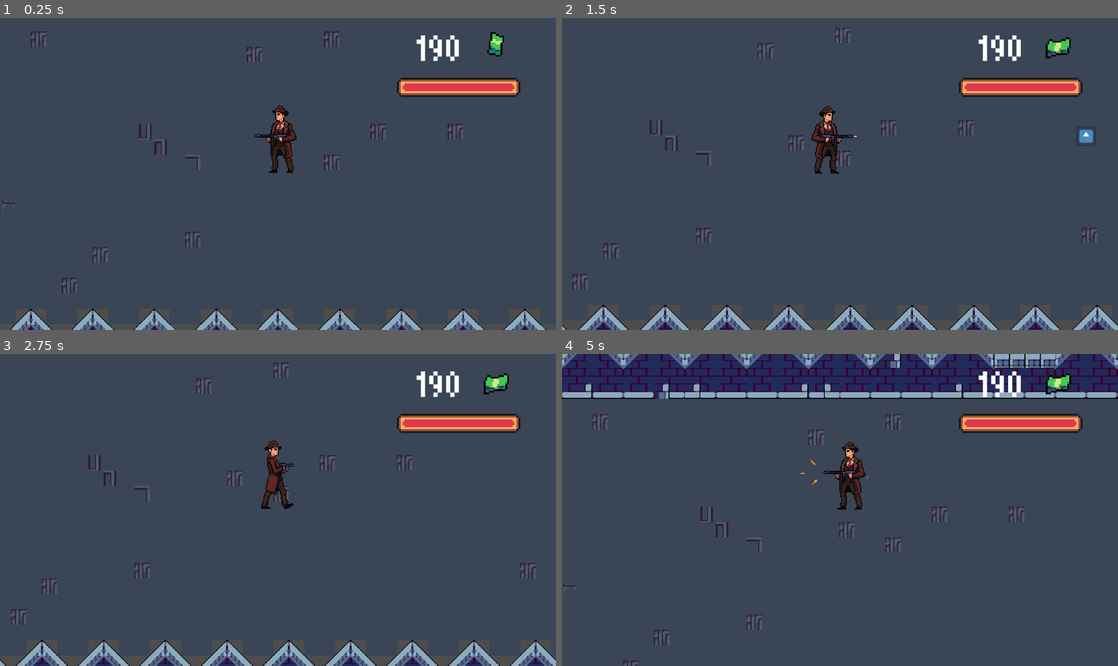
Above: before the commit, frames 1-4 (two rows, left to right).
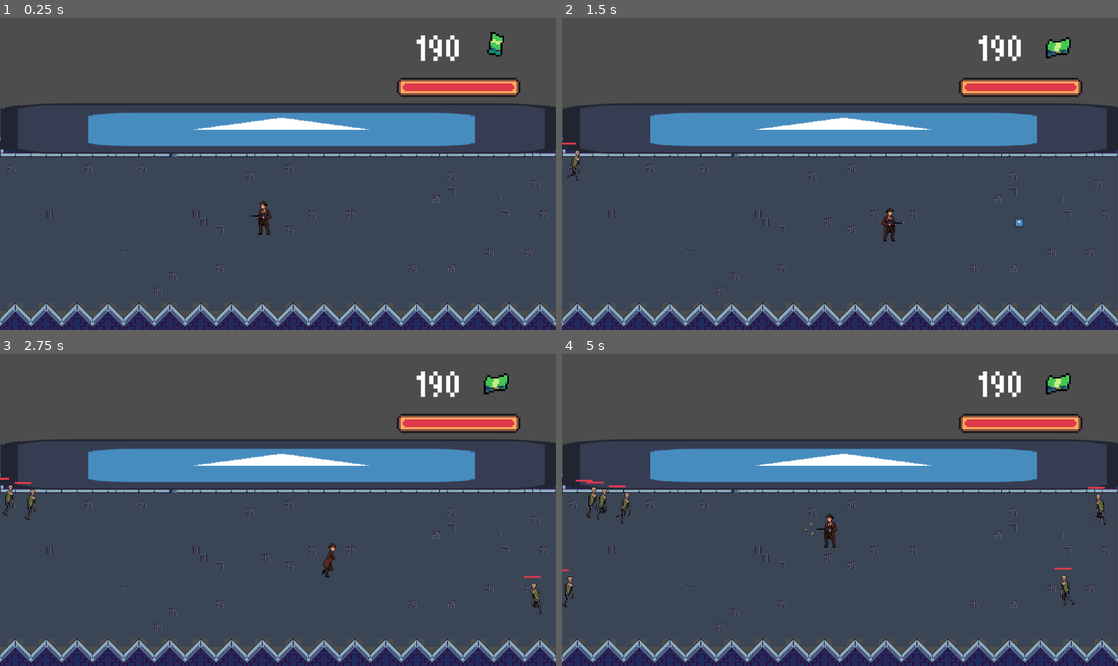
Above: after the commit, the same moments.

Repository: lindo001/fishstick
Game: Godot game, scene res://Scenes/Compact/world.tscn
Same seed, same stepped clock (60 frames per second), same inputs: the game is played once before the commit and once after it. The project has no main scene, so this scene is started directly. The engine's default icon, where the game draws it, is replaced by a stand-in: a white triangle on a blue panel in a dark square.
Inputs:
- Up to frame 1 (0.25 s): no input
- Up to frame 2 (1.5 s): hold Right (right) 0.53-1.28 s; tap Shift (shift, bound only after the commit) at 0.6 s; hold Down (down) from 1.28 s (still down); tap F (fire) at 1.35 s
- Up to frame 3 (2.75 s): tap Shift (shift, bound only after the commit) at 1.55, 2.3 s; release Down (down) at 2.03 s; hold Right (right) from 2.03 s (still down); tap Q (second_attack) at 2.1 s
- Up to frame 4 (5 s): release Right (right) at 2.78 s; hold Up (up) 2.78-3.53 s; tap Shift (shift, bound only after the commit) at 2.85, 3.6, 4.55 s; hold Left (left) from 3.53 s (still down); tap Escape (ui_cancel) at 4.15 s; tap F (fire) at 4.35 s

The runs differ from the first frame. In frame 1, 17% of the frame differs, in the area x 0-100%, y 4-100%; in frame 2, 17%; in frame 3, 17%; in frame 4, 32%, in the area x 0-100%, y 0-100%.

Commit message:
main menu

Diff:
--- a/Scenes/Compact/playable_characters.tscn
+++ b/Scenes/Compact/playable_characters.tscn
@@ -1,15 +1,17 @@
 [gd_scene load_steps=3 format=3 uid="uid://c5vcas5mboqfs"]
 
-[ext_resource type="PackedScene" uid="uid://cqybuo3ii535t" path="res://Scenes/individual/agent_jackson.tscn" id="2_3veay"]
+[ext_resource type="Script" path="res://Scripts/MainMenu.gd" id="1_jab8y"]
 [ext_resource type="FontFile" uid="uid://g5oo6uycgx42" path="res://Assets/Fonts/Pixuf.ttf" id="2_e6chy"]
 
-[node name="Playable_Characters" type="Control"]
+[node name="MainMenu" type="Control"]
+process_mode = 3
 layout_mode = 3
 anchors_preset = 15
 anchor_right = 1.0
 anchor_bottom = 1.0
 grow_horizontal = 2
 grow_vertical = 2
+script = ExtResource("1_jab8y")
 
 [node name="ColorRect" type="ColorRect" parent="."]
 layout_mode = 1
@@ -21,11 +23,12 @@
 color = Color(0.161599, 0.258635, 0.0965026, 1)
 
 [node name="ID" type="Label" parent="."]
+visible = false
 layout_mode = 0
-offset_left = 727.0
-offset_top = 140.0
-offset_right = 1017.0
-offset_bottom = 192.0
+offset_left = 416.0
+offset_top = 27.0
+offset_right = 706.0
+offset_bottom = 79.0
 theme_override_fonts/font = ExtResource("2_e6chy")
 theme_override_font_sizes/font_size = 40
 text = "Agent Jackson:
@@ -33,11 +36,12 @@
 uppercase = true
 
 [node name="Story" type="Label" parent="."]
+visible = false
 layout_mode = 0
-offset_left = 724.0
-offset_top = 246.0
-offset_right = 984.0
-offset_bottom = 476.0
+offset_left = 215.0
+offset_top = 452.0
+offset_right = 908.0
+offset_bottom = 682.0
 theme_override_fonts/font = ExtResource("2_e6chy")
 theme_override_font_sizes/font_size = 20
 text = "
@@ -48,6 +52,206 @@
 clip_text = true
 uppercase = true
 
-[node name="Agent Jackson" parent="." instance=ExtResource("2_3veay")]
-position = Vector2(354, 452)
-scale = Vector2(4, 4)
+[node name="Main" type="VBoxContainer" parent="."]
+layout_mode = 1
+anchors_preset = 13
+anchor_left = 0.5
+anchor_right = 0.5
+anchor_bottom = 1.0
+offset_left = -100.0
+offset_right = 100.0
+grow_horizontal = 2
+grow_vertical = 2
+alignment = 1
+
+[node name="Start" type="Button" parent="Main"]
+custom_minimum_size = Vector2(200, 50)
+layout_mode = 2
+text = "Start
+"
+
+[node name="Option" type="Button" parent="Main"]
+custom_minimum_size = Vector2(200, 50)
+layout_mode = 2
+text = "Options
+"
+
+[node name="Exit" type="Button" parent="Main"]
+custom_minimum_size = Vector2(200, 50)
+layout_mode = 2
+text = "Exit
+"
+
+[node name="Options" type="Control" parent="."]
+visible = false
+layout_mode = 1
+anchors_preset = 15
+anchor_right = 1.0
+anchor_bottom = 1.0
+grow_horizontal = 2
+grow_vertical = 2
+
+[node name="VBoxContainer" type="VBoxContainer" parent="Options"]
+layout_mode = 1
+anchors_preset = 8
+anchor_left = 0.5
+anchor_top = 0.5
+anchor_right = 0.5
+anchor_bottom = 0.5
+offset_left = -100.0
+offset_top = -52.0
+offset_right = 100.0
+offset_bottom = 52.0
+grow_horizontal = 2
+grow_vertical = 2
+
+[node name="Video" type="Button" parent="Options/VBoxContainer"]
+custom_minimum_size = Vector2(200, 50)
+layout_mode = 2
+text = "Video"
+
+[node name="Audio" type="Button" parent="Options/VBoxContainer"]
+custom_minimum_size = Vector2(200, 50)
+layout_mode = 2
+text = "Audio
+"
+
+[node name="GamePlay" type="Button" parent="Options/VBoxContainer"]
+layout_mode = 2
+text = "Game Play"
+
+[node name="Back" type="Button" parent="Options"]
+custom_minimum_size = Vector2(200, 50)
+layout_mode = 1
+anchors_preset = 7
+anchor_left = 0.5
+anchor_top = 1.0
+anchor_right = 0.5
+anchor_bottom = 1.0
+offset_left = -22.5
+offset_top = -31.0
+offset_right = 22.5
+grow_horizontal = 2
+grow_vertical = 0
+text = "Back
+"
+
+[node name="GamePlay" type="Control" parent="."]
+visible = false
+layout_mode = 1
+anchors_preset = 15
+anchor_right = 1.0
+anchor_bottom = 1.0
+grow_horizontal = 2
+grow_vertical = 2
+
+[node name="HBoxContainer" type="HBoxContainer" parent="GamePlay"]
+layout_mode = 1
+anchors_preset = 8
+anchor_left = 0.5
+anchor_top = 0.5
+anchor_right = 0.5
+anchor_bottom = 0.5
+offset_left = -80.0
+offset_top = -40.0
+offset_right = 80.0
+offset_bottom = 40.0
+grow_horizontal = 2
+grow_vertical = 2
+
+[node name="Checks" type="VBoxContainer" parent="GamePlay/HBoxContainer"]
+layout_mode = 2
+
+[node name="CheckBox" type="CheckBox" parent="GamePlay/HBoxContainer/Checks"]
+layout_mode = 2
+
+[node name="CheckBox2" type="CheckBox" parent="GamePlay/HBoxContainer/Checks"]
+layout_mode = 2
+
+[node name="CheckBox3" type="CheckBox" parent="GamePlay/HBoxContainer/Checks"]
+layout_mode = 2
+
+[node name="Labels" type="VBoxContainer" parent="GamePlay/HBoxContainer"]
+layout_mode = 2
+size_flags_horizontal = 4
+size_flags_vertical = 4
+
+[node name="Can die" type="Label" parent="GamePlay/HBoxContainer/Labels"]
+layout_mode = 2
+text = "Can die"
+
+[node name="Unlimited Ammo" type="Label" parent="GamePlay/HBoxContainer/Labels"]
+layout_mode = 2
+text = "Unlimited Ammo"
+
+[node name="Null" type="Label" parent="GamePlay/HBoxContainer/Labels"]
+layout_mode = 2
+text = "Null
+"
+
+[node name="Button" type="Button" parent="GamePlay"]
+layout_mode = 1
+anchors_preset = 7
+anchor_left = 0.5
+anchor_top = 1.0
+anchor_right = 0.5
+anchor_bottom = 1.0
+offset_left = -4.0
+offset_top = -8.0
+offset_right = 4.0
+grow_horizontal = 2
+grow_vertical = 0
+text = "Back"
+
+[node name="Audio" type="Control" parent="."]
+visible = false
+layout_mode = 1
+anchors_preset = 15
+anchor_right = 1.0
+anchor_bottom = 1.0
+grow_horizontal = 2
+grow_vertical = 2
+
+[node name="HBoxContainer" type="HBoxContainer" parent="Audio"]
+layout_mode = 1
+anchors_preset = 8
+anchor_left = 0.5
+anchor_top = 0.5
+anchor_right = 0.5
+anchor_bottom = 0.5
+offset_left = -113.5
+offset_top = -38.5
+offset_right = 113.5
+offset_bottom = 38.5
+grow_horizontal = 2
+grow_vertical = 2
+
+[node name="Labels" type="VBoxContainer" parent="Audio/HBoxContainer"]
+layout_mode = 2
+
+[node name="Master" type="Label" parent="Audio/HBoxContainer/Labels"]
+layout_mode = 2
+text = "Master"
+
+[node name="Music" type="Label" parent="Audio/HBoxContainer/Labels"]
+layout_mode = 2
+text = "Music"
+
+[node name="Sound FX" type="Label" parent="Audio/HBoxContainer/Labels"]
+layout_mode = 2
+text = "Sound FX"
+
+[node name="Sliders" type="VBoxContainer" parent="Audio/HBoxContainer"]
+custom_minimum_size = Vector2(100, 0)
+layout_mode = 2
+size_flags_horizontal = 3
+alignment = 1
+
+[node name="Master" type="HSlider" parent="Audio/HBoxContainer/Sliders"]
+layout_mode = 2
+
+[node name="Music" type="HSlider" parent="Audio/HBoxContainer/Sliders"]
+layout_mode = 2
+
+[node name="Sound FX" type="HSlider" parent="Audio/HBoxContainer/Sliders"]
+layout_mode = 2
--- a/Scenes/Compact/world.tscn
+++ b/Scenes/Compact/world.tscn
@@ -329,9 +329,10 @@
 script = ExtResource("1_dfwig")
 
 [node name="StaticBody2D" type="StaticBody2D" parent="."]
-visible = false
 position = Vector2(560, 231)
 scale = Vector2(53.5698, 5.83348)
+collision_layer = 4
+collision_mask = 0
 
 [node name="Sprite2D" type="Sprite2D" parent="StaticBody2D"]
 position = Vector2(0.447437, -0.171426)
@@ -344,7 +345,7 @@
 shape = SubResource("RectangleShape2D_nhr1k")
 
 [node name="Agent Jackson" parent="." instance=ExtResource("2_rc0b1")]
-position = Vector2(544, 452)
+position = Vector2(544, 451)
 
 [node name="CanvasLayer" type="CanvasLayer" parent="."]
 
@@ -400,7 +401,6 @@
 
 [node name="Timer" type="Timer" parent="."]
 wait_time = 0.785
-autostart = true
 
 [node name="AudioStreamPlayer2D" type="AudioStreamPlayer2D" parent="."]
 stream = ExtResource("7_j601o")
--- a/Scenes/individual/agent_jackson.tscn
+++ b/Scenes/individual/agent_jackson.tscn
@@ -6,6 +6,7 @@
 [ext_resource type="Texture2D" uid="uid://cp1fec44hu1xu" path="res://Assets/Sprite/Gangsters_1/Idle.png" id="3_h0sji"]
 [ext_resource type="Texture2D" uid="uid://oyhxryc76c6k" path="res://Assets/Sprite/Gangsters_1/Shot.png" id="4_2k6bp"]
 [ext_resource type="Texture2D" uid="uid://cfj8l0vd10ugo" path="res://Assets/Sprite/Gangsters_1/Walk.png" id="5_ivqhy"]
+[ext_resource type="Texture2D" uid="uid://xmiw5nb35dhb" path="res://Assets/Sprite/Gangsters_1/Run.png" id="6_2k6hg"]
 [ext_resource type="Texture2D" uid="uid://mdn7eax0hm0" path="res://Assets/Sprite/Gangsters_1/Hurt.png" id="6_mri6i"]
 [ext_resource type="PackedScene" uid="uid://cgk66cpy0foan" path="res://Scenes/individual/player_camera.tscn" id="8_8ppkk"]
 [ext_resource type="AudioStream" uid="uid://beh5eeh4shwql" path="res://Assets/Sounds/gun_shot.mp3" id="9_0173e"]
@@ -86,6 +87,46 @@
 atlas = ExtResource("3_h0sji")
 region = Rect2(640, 0, 128, 128)
 
+[sub_resource type="AtlasTexture" id="AtlasTexture_smus1"]
+atlas = ExtResource("6_2k6hg")
+region = Rect2(0, 0, 128, 128)
+
+[sub_resource type="AtlasTexture" id="AtlasTexture_qel23"]
+atlas = ExtResource("6_2k6hg")
+region = Rect2(128, 0, 128, 128)
+
+[sub_resource type="AtlasTexture" id="AtlasTexture_miamh"]
+atlas = ExtResource("6_2k6hg")
+region = Rect2(256, 0, 128, 128)
+
+[sub_resource type="AtlasTexture" id="AtlasTexture_gv0ne"]
+atlas = ExtResource("6_2k6hg")
+region = Rect2(384, 0, 128, 128)
+
+[sub_resource type="AtlasTexture" id="AtlasTexture_o0obv"]
+atlas = ExtResource("6_2k6hg")
+region = Rect2(512, 0, 128, 128)
+
+[sub_resource type="AtlasTexture" id="AtlasTexture_s5d5j"]
+atlas = ExtResource("6_2k6hg")
+region = Rect2(640, 0, 128, 128)
+
+[sub_resource type="AtlasTexture" id="AtlasTexture_exv1k"]
+atlas = ExtResource("6_2k6hg")
+region = Rect2(768, 0, 128, 128)
+
+[sub_resource type="AtlasTexture" id="AtlasTexture_855i3"]
+atlas = ExtResource("6_2k6hg")
+region = Rect2(896, 0, 128, 128)
+
+[sub_resource type="AtlasTexture" id="AtlasTexture_e4qaa"]
+atlas = ExtResource("6_2k6hg")
+region = Rect2(1024, 0, 128, 128)
+
+[sub_resource type="AtlasTexture" id="AtlasTexture_qq3n2"]
+atlas = ExtResource("6_2k6hg")
+region = Rect2(1152, 0, 128, 128)
+
 [sub_resource type="AtlasTexture" id="AtlasTexture_fhche"]
 atlas = ExtResource("4_2k6bp")
 region = Rect2(0, 0, 128, 128)
@@ -223,6 +264,41 @@
 }, {
 "frames": [{
 "duration": 1.0,
+"texture": SubResource("AtlasTexture_smus1")
+}, {
+"duration": 1.0,
+"texture": SubResource("AtlasTexture_qel23")
+}, {
+"duration": 1.0,
+"texture": SubResource("AtlasTexture_miamh")
+}, {
+"duration": 1.0,
+"texture": SubResource("AtlasTexture_gv0ne")
+}, {
+"duration": 1.0,
+"texture": SubResource("AtlasTexture_o0obv")
+}, {
+"duration": 1.0,
+"texture": SubResource("AtlasTexture_s5d5j")
+}, {
+"duration": 1.0,
+"texture": SubResource("AtlasTexture_exv1k")
+}, {
+"duration": 1.0,
+"texture": SubResource("AtlasTexture_855i3")
+}, {
+"duration": 1.0,
+"texture": SubResource("AtlasTexture_e4qaa")
+}, {
+"duration": 1.0,
+"texture": SubResource("AtlasTexture_qq3n2")
+}],
+"loop": true,
+"name": &"Run",
+"speed": 12.0
+}, {
+"frames": [{
+"duration": 1.0,
 "texture": SubResource("AtlasTexture_fhche")
 }, {
 "duration": 1.0,
@@ -284,14 +360,15 @@
 size = Vector2(23, 26)
 
 [node name="Agent Jackson" type="CharacterBody2D" groups=["player"]]
+collision_mask = 6
 script = ExtResource("1_xmgxn")
 
 [node name="AnimatedSprite2D" type="AnimatedSprite2D" parent="."]
 position = Vector2(-1, -65)
 sprite_frames = SubResource("SpriteFrames_plluh")
-animation = &"Attack_0"
+animation = &"Run"
 autoplay = "Idle"
-frame = 1
+frame_progress = 0.561578
 flip_h = true
 
 [node name="CollisionShape2D" type="CollisionShape2D" parent="."]
@@ -326,6 +403,7 @@
 disabled = true
 
 [node name="Player_Camera" parent="." instance=ExtResource("8_8ppkk")]
+enabled = false
 
 [node name="AudioStreamPlayer2D" type="AudioStreamPlayer2D" parent="."]
 stream = ExtResource("9_0173e")
--- a/Scenes/individual/male_zomble.tscn
+++ b/Scenes/individual/male_zomble.tscn
@@ -278,6 +278,8 @@
 size = Vector2(81, 36)
 
 [node name="Zomble" type="CharacterBody2D"]
+position = Vector2(151, 112)
+collision_layer = 2
 script = ExtResource("1_r6hnm")
 
 [node name="AnimatedSprite2D" type="AnimatedSprite2D" parent="."]
--- /dev/null
+++ b/Scripts/MainMenu.gd
@@ -0,0 +1,16 @@
+extends Control
+
+
+# Called when the node enters the scene tree for the first time.
+func _ready():
+	pass # Replace with function body.
+
+
+# Called every frame. 'delta' is the elapsed time since the previous frame.
+func _process(delta):
+	if Input.is_action_just_pressed("ui_cancel"):
+		toggle()
+
+func toggle():
+	visible = !visible
+	get_tree().paused = visible
--- a/Scripts/agent_jackson.gd
+++ b/Scripts/agent_jackson.gd
@@ -8,6 +8,7 @@
 var maxHealth:int = 100
 var currentHealth:int = maxHealth
 var isFacingRight:bool = true
+var runState:bool = false
 signal healthChanged
 @onready var marker:Marker2D = $Marker2D
 @onready var sprite = $AnimatedSprite2D
@@ -25,7 +26,9 @@
 func _physics_process(delta):
 	if currentHealth<1:
 		death()
-
+	if Input.is_action_just_pressed("shift"):
+		runState =! runState
+	print(runState)
 	if Input.is_action_just_pressed("fire") &&currentHealth>0:
 		normalAni = false
 		sprite.play("Shoot")
@@ -41,7 +44,25 @@
 			close_range.disabled = false
 		velocity.x  = 0
 		velocity.y=0
-	if Input.is_action_pressed("down") &&normalAni&&currentHealth>0:
+	if runState &&Input.is_action_pressed("up")&&normalAni&&currentHealth>0:
+		velocity.y =-moveSpeed *3
+		velocity.x = 0
+		sprite.play("Run")
+	elif runState &&Input.is_action_pressed("down")&&normalAni&&currentHealth>0:
+		velocity.y = moveSpeed*3
+		velocity.x = 0
+		sprite.play("Run")
+	elif runState &&Input.is_action_pressed("left")&&normalAni&&currentHealth>0:
+		velocity.x = -moveSpeed*3
+		velocity.y = 0
+		sprite.flip_h = true
+		sprite.play("Run")
+	elif runState &&Input.is_action_pressed("right")&&normalAni&&currentHealth>0:
+		velocity.x = moveSpeed*3
+		velocity.y = 0
+		sprite.flip_h = false
+		sprite.play("Run")
+	elif Input.is_action_pressed("down") &&normalAni&&currentHealth>0:
 		velocity.y = moveSpeed
 		velocity.x = 0
 		sprite.play("Walk")
@@ -109,6 +130,7 @@
 		hurt_box.disabled = true
 		collision_shape.disabled =true
 		set_physics_process(false)
+
 	if sprite.animation == "Attack_0":
 		normalAni = true
 		close_range.disabled = true
--- a/Scripts/zomble.gd
+++ b/Scripts/zomble.gd
@@ -21,6 +21,7 @@
 
 func _on_hurt_box_area_entered(area:Area2D):
 
+
 	if area.is_in_group("Bullet"):
 		current_health= current_health - area.damageAmount
 		if played:
@@ -34,6 +35,9 @@
 	#raycast.target_position(target.position)
 	health_bar.value = current_health
 	raycast.target_position
+	if raycast.is_colliding():
+		var collision = raycast.get_collider()
+		print(raycast.get_collider())
 	if !raycast.is_colliding() && normalAni && current_health>0:
 		direction = (target.position - global_position).normalized()
 		raycast.target_position = direction * 40
@@ -48,6 +52,7 @@
 			normalAni = false
 			animated_sprite_2d.play("Attack")
 			hit_box.disabled = false
+
 	else:
 		animated_sprite_2d.play("Death")
 
--- a/project.godot
+++ b/project.godot
@@ -54,6 +54,18 @@
 "events": [Object(InputEventKey,"resource_local_to_scene":false,"resource_name":"","device":-1,"window_id":0,"alt_pressed":false,"shift_pressed":false,"ctrl_pressed":false,"meta_pressed":false,"pressed":false,"keycode":0,"physical_keycode":81,"key_label":0,"unicode":113,"echo":false,"script":null)
 ]
 }
+shift={
+"deadzone": 0.5,
+"events": [Object(InputEventKey,"resource_local_to_scene":false,"resource_name":"","device":-1,"window_id":0,"alt_pressed":false,"shift_pressed":false,"ctrl_pressed":false,"meta_pressed":false,"pressed":false,"keycode":0,"physical_keycode":4194325,"key_label":0,"unicode":0,"echo":false,"script":null)
+]
+}
+
+[layer_names]
+
+2d_physics/layer_1="Player"
+2d_physics/layer_2="Enemy"
+2d_physics/layer_3="World"
+2d_physics/layer_4="Projectile"
 
 [rendering]
 
Not shown: 1 places in Scenes/individual/agent_jackson.tscn that only renumber resources
